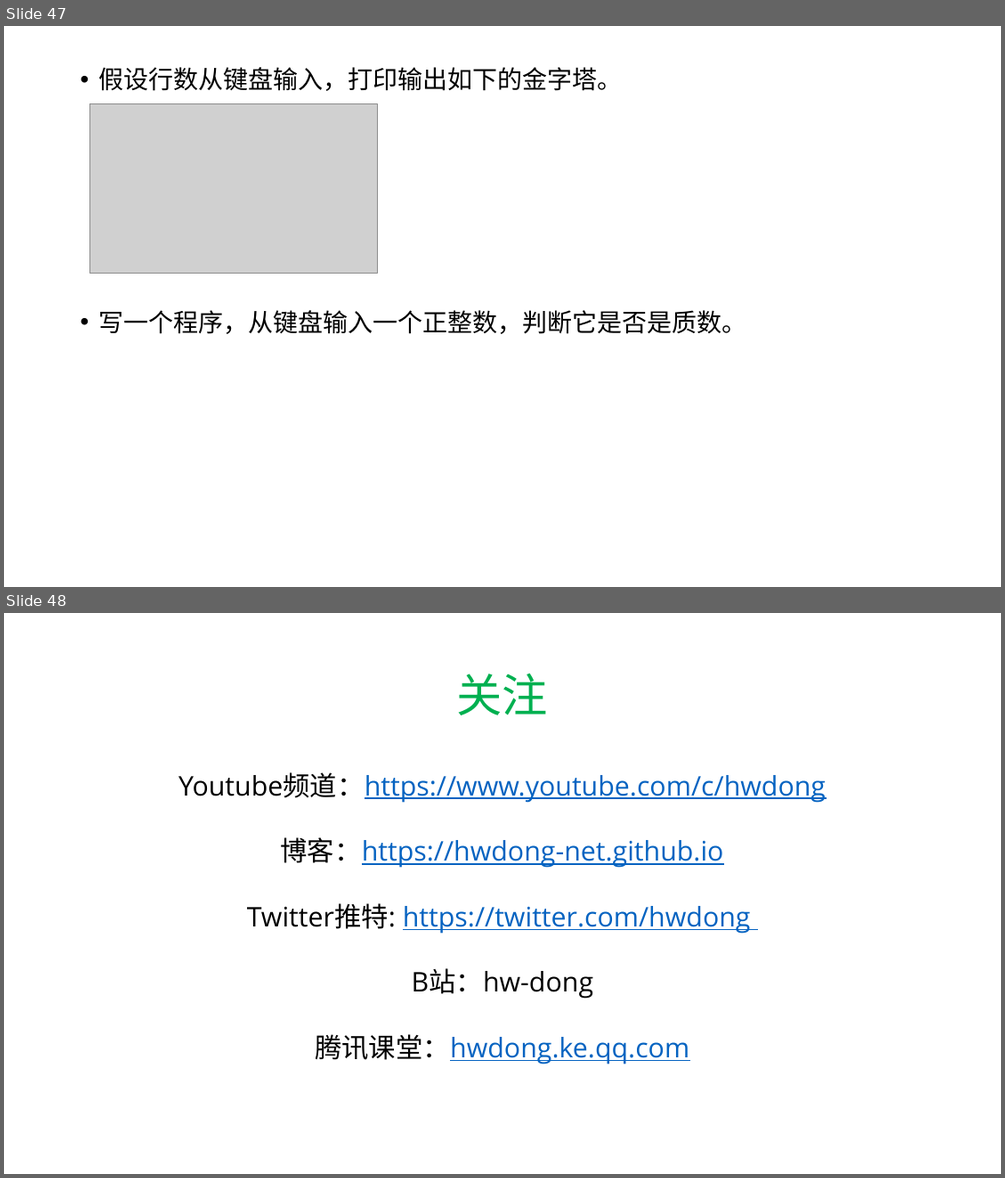
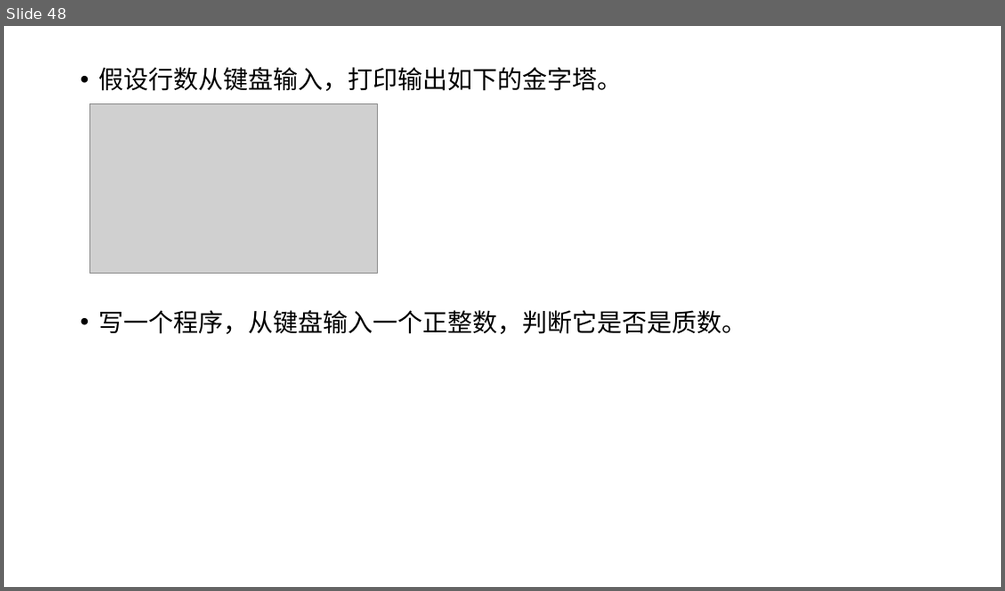
Before and after one commit to hwdong-net/cplusplus17, a slide deck: ppt/1.2 C++程序结构.pptx. Shown one above the other, each under a label of ours: slides 47 and 48 before the commit, slide 48 after it. The pictures are 1005x1178 and 1005x591 pixels, drawn with LibreOffice and Linux fonts; fonts in the diff are those of the drawing; grey boxes stand for pictures. Boxes give left, top, right and bottom in pixels: in the first picture for what was removed or moved away, otherwise in the second. Text is boxed around its words. In the diff, an @@ line names an element or a change of style, - is before the commit and + after.

```diff
--- a/ppt/1.2 C++程序结构.pptx
+++ b/ppt/1.2 C++程序结构.pptx
@@ slide 48 removed at box(4, 613, 1001, 1174), background #FFFFFF @@
@@ title removed at box(457, 673, 549, 715) @@
-关注
@@ text removed at box(178, 772, 825, 1064) @@
-Youtube频道：https://www.youtube.com/c/hwdong
-博客：https://hwdong-net.github.io
-Twitter推特: https://twitter.com/hwdong
-B站：hw-dong
-腾讯课堂：hwdong.ke.qq.com
@@ what was slide 47 is now slide 48 @@
```
Also in this commit, not shown: 7 slides changed, 2 slides added.
